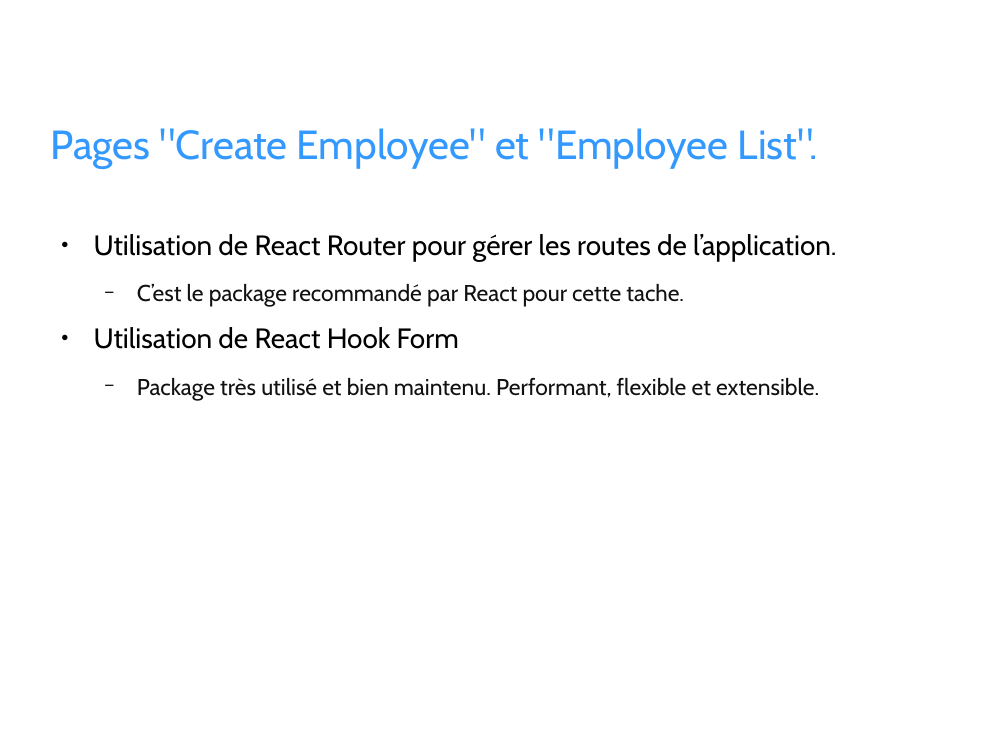
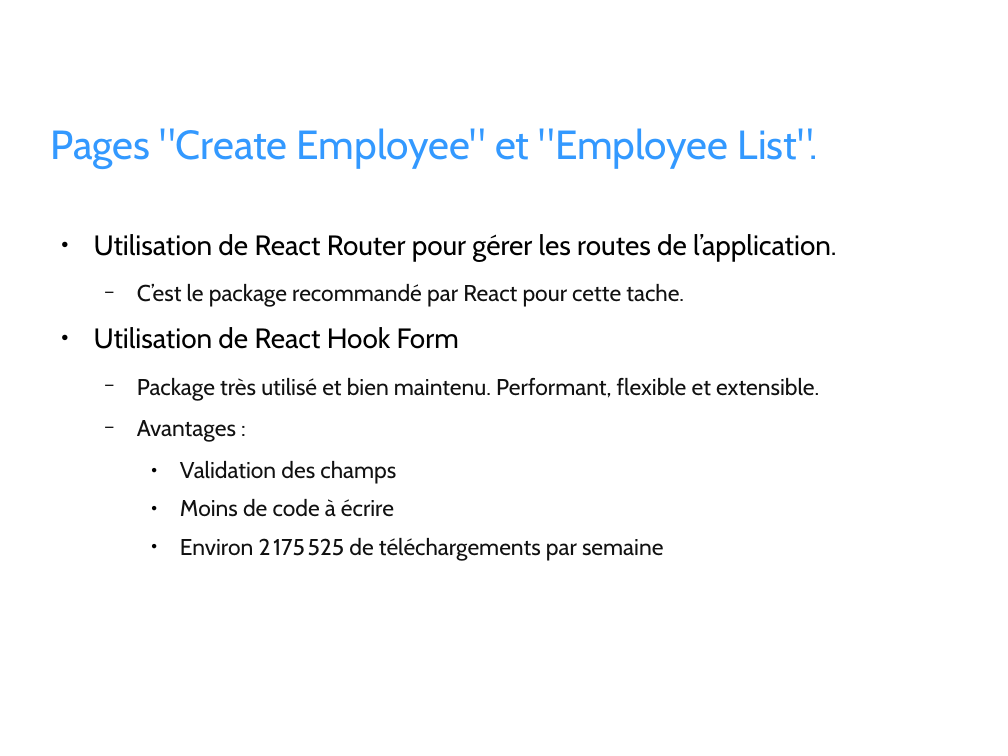
Before and after one commit to joskapotin/joskapotin_14_27052022, a slide deck: slide 4 of OC/SOUTENANCE/presentation_projet_14.odp. Drawn at 1008x756 pixels with LibreOffice and Linux fonts; fonts in the diff are those of the drawing; background and template pictures are left out. Boxes give left, top, right and bottom in pixels: in the first picture for what was removed or moved away, otherwise in the second. Text is boxed around its words. In the diff, an @@ line names an element or a change of style, - is before the commit and + after.

```diff
--- a/OC/SOUTENANCE/presentation_projet_14.odp
+++ b/OC/SOUTENANCE/presentation_projet_14.odp
@@ text at (x1=137, y1=420, x2=663, y2=561): paragraphs added @@
+  − Avantages :
+    ● Validation des champs
+    ● Moins de code à écrire
+    ● Environ 2 175 525 de téléchargements par semaine
```
Also in this commit, not shown: 2 other slides changed, 2 other files.
